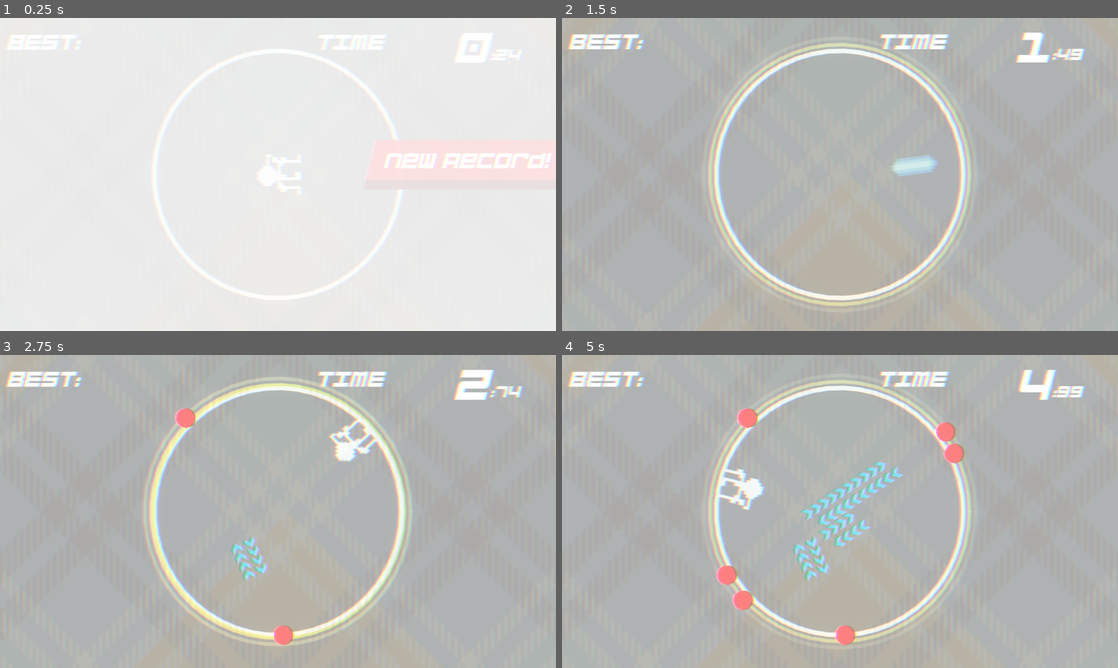
Above: before the commit, frames 1-4 (two rows, left to right).
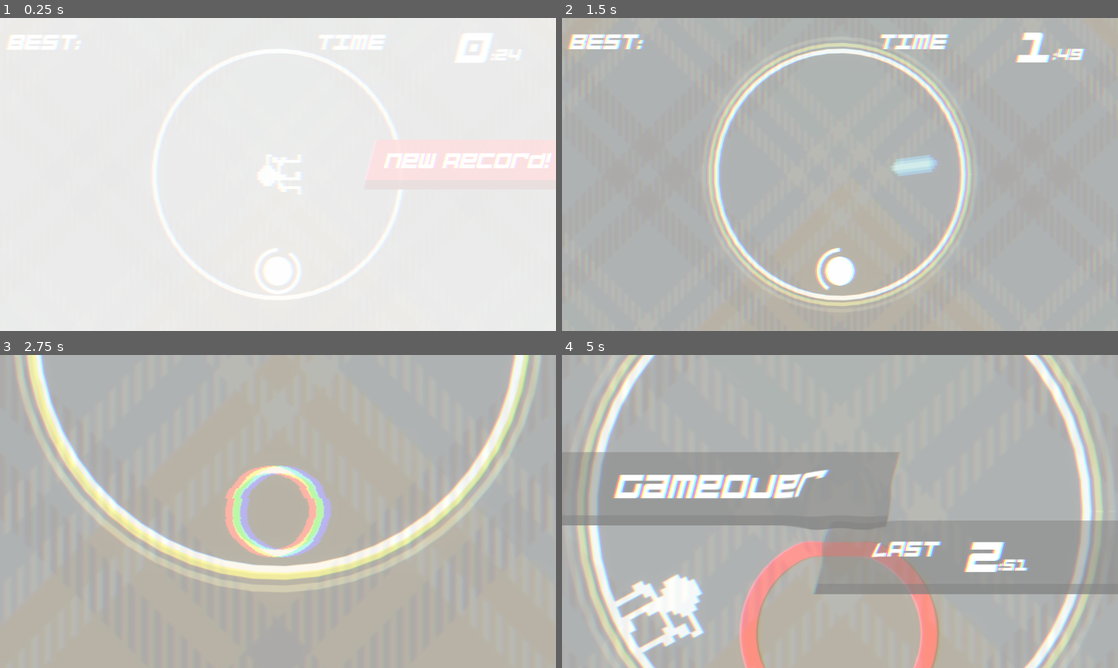
Above: after the commit, the same moments.

Repository: jokw1228/Slay_The_Circle
Game: Godot game, scene res://scenes/rooms/RoomTest/RoomJinwoong.tscn
Two runs of this game, one before a commit and one after it. Both use one fixed random seed, a clock stepped at 60 frames per second and the inputs below. This scene is started directly instead of the project's main scene. Sound files missing from this copy of the repository are replaced by a short silence.
Inputs (mouse positions are in pixels of both pictures, inside the frame that each line leads up to):
- Up to frame 1 (0.25 s): no input
- Up to frame 2 (1.5 s): move the mouse to (962, 158) at 0.52 s; click (962, 158) at 0.67 s; move the mouse to (728, 190) at 1.27 s; click (728, 190) at 1.42 s
- Up to frame 3 (2.75 s): move the mouse to (333, 442) at 2.02 s; click (333, 442) at 2.17 s
- Up to frame 4 (5 s): move the mouse to (812, 574) at 2.77 s; click (812, 574) at 2.92 s; move the mouse to (1006, 558) at 3.52 s; click (1006, 558) at 3.67 s; move the mouse to (673, 464) at 4.27 s; click (673, 464) at 4.42 s

The runs differ from the first frame. In frame 2, 0.7% of the frame differs, in the area x 45-53%, y 73-88%; in frame 3, 19%; in frame 4, 33%, in the area x 0-100%, y 0-100%.

Commit message:
jinwoong's pattern

Diff:
--- a/scenes/bombgenerators/JinwoongBombGenerator.gd
+++ b/scenes/bombgenerators/JinwoongBombGenerator.gd
@@ -1,21 +1,189 @@
-extends Node2D
+extends BombGenerator
 
-@export var bombs_to_generate: PackedScene
-@export var bomb_link: PackedScene
+const pattern1_time: float = 6.0
+const pattern2_time: float = 9.0
+const pattern3_time: float = 8.0
+const pattern4_time: float = 1.0
+const pattern5_time: float = 6.0
+const pattern6_time: float = 9.0
+const pattern7_time: float = 9.0
 
-const CircleFieldRadius = 128
+var bomb1: Bomb
+var bomb2: Bomb
 
-func _on_timer_timeout():
-	var bomb1 = bombs_to_generate.instantiate()
-	var rad = randf_range(0,2*PI)
-	var r = randf_range(0, CircleFieldRadius * 2)
-	bomb1.position = Vector2(r*cos(rad), r*sin(rad))
+func _ready():
+	create_normal_bomb(Vector2(0, 200), 0, 3)
+	await get_tree().create_timer(3).timeout
 
-	var bomb2 = bombs_to_generate.instantiate()
-	rad = randf_range(0,2*PI)
-	r = randf_range(0, CircleFieldRadius * 2)
-	bomb2.position = Vector2(r*cos(rad), r*sin(rad))
+	pattern1(75)
+	await get_tree().create_timer(pattern1_time).timeout
+	pattern1(150)
+	await get_tree().create_timer(pattern1_time).timeout
 
-	var link = bomb_link.instantiate()
-	link.set_child_bombs(bomb1, bomb2)
-	get_tree().current_scene.add_child(link)
+	pattern2()
+	await get_tree().create_timer(pattern2_time).timeout
+	pattern2()
+	await get_tree().create_timer(pattern2_time).timeout
+
+	pattern4()
+	await get_tree().create_timer(pattern4_time).timeout
+	pattern4()
+	await get_tree().create_timer(pattern4_time).timeout
+	pattern4()
+	await get_tree().create_timer(pattern4_time).timeout
+	pattern4()
+	await get_tree().create_timer(pattern4_time).timeout
+
+	await get_tree().create_timer(2).timeout
+
+	pattern6()
+	await get_tree().create_timer(pattern6_time).timeout
+	pattern6()
+	await get_tree().create_timer(pattern6_time).timeout
+
+	pattern7()
+	await get_tree().create_timer(pattern7_time).timeout
+
+	pattern5()
+	await get_tree().create_timer(pattern5_time).timeout
+	pattern5()
+	await get_tree().create_timer(pattern5_time).timeout
+	pattern5()
+	await get_tree().create_timer(pattern5_time).timeout
+
+	create_gamespeedup_bomb(Vector2.ZERO, 0, 3, -1.2)
+	await get_tree().create_timer(3).timeout
+
+	create_rotationspeedup_bomb(Vector2.ZERO, 1, 1.5, 1)
+	await get_tree().create_timer(3.5).timeout
+
+	# rotation start
+
+	pattern3()
+	await get_tree().create_timer(pattern3_time).timeout
+	pattern3()
+	await get_tree().create_timer(pattern3_time).timeout
+	pattern3()
+	await get_tree().create_timer(pattern3_time).timeout
+
+	create_gamespeedup_bomb(Vector2.ZERO, 3, 3, -1.5)
+	await get_tree().create_timer(6).timeout
+
+	pattern1(100)
+	await get_tree().create_timer(pattern1_time).timeout
+
+	pattern2()
+	await get_tree().create_timer(pattern2_time).timeout
+	pattern2()
+	await get_tree().create_timer(pattern2_time).timeout
+
+	pattern4()
+	await get_tree().create_timer(pattern4_time).timeout
+	pattern4()
+	await get_tree().create_timer(pattern4_time).timeout
+	pattern4()
+	await get_tree().create_timer(pattern4_time).timeout
+	pattern4()
+	await get_tree().create_timer(pattern4_time).timeout
+
+	await get_tree().create_timer(2).timeout
+
+	pattern5()
+	await get_tree().create_timer(pattern5_time).timeout
+	pattern5()
+	await get_tree().create_timer(pattern5_time).timeout
+
+	create_gamespeedup_bomb(Vector2.ZERO, 3, 3, -0.8)
+	await get_tree().create_timer(6).timeout
+
+	pattern6()
+	await get_tree().create_timer(pattern6_time).timeout
+	pattern6()
+	await get_tree().create_timer(pattern6_time).timeout
+
+	pattern7()
+	await get_tree().create_timer(pattern7_time).timeout
+
+	pattern3()
+	await get_tree().create_timer(pattern3_time).timeout
+	pattern3()
+	await get_tree().create_timer(pattern3_time).timeout
+	pattern3()
+	await get_tree().create_timer(pattern3_time).timeout
+
+# normal pattern
+func pattern1(dist: float):
+	create_normal_bomb(Vector2(0, -dist), 0.5, pattern1_time / 4.0)
+	await get_tree().create_timer(pattern1_time / 4.0).timeout
+	create_normal_bomb(Vector2(dist, 0), 0.5, pattern1_time / 4.0)
+	await get_tree().create_timer(pattern1_time / 4.0).timeout
+	create_normal_bomb(Vector2(0, dist), 0.5, pattern1_time / 4.0)
+	await get_tree().create_timer(pattern1_time / 4.0).timeout
+	create_normal_bomb(Vector2(-dist, 0), 0.5, pattern1_time / 4.0)
+	await get_tree().create_timer(pattern1_time / 4.0).timeout
+
+# numeric bomb + link pattern
+func pattern2():
+	create_numeric_bomb(Vector2(0, 0), pattern2_time / 3.0, pattern2_time / 3.0, 1)
+	bomb1 = create_numeric_bomb(PlayingFieldInterface.get_player_position() * -0.5,
+						pattern2_time / 3.0, pattern2_time * 1.5, 2)
+	bomb2 = create_numeric_bomb(PlayingFieldInterface.get_player_position() * 0.5,
+						pattern2_time / 3.0, pattern2_time * 1.5, 3)
+	create_bomb_link(bomb1, bomb2)
+
+# inversion + speedup pattern
+func pattern3():
+	create_hazard_bomb(PlayingFieldInterface.get_player_position() * 0.8, pattern3_time / 4.0, pattern3_time / 4.0)
+	await get_tree().create_timer(pattern3_time / 4.0).timeout
+	bomb1 = create_rotationinversion_bomb(PlayingFieldInterface.get_player_position() * 0.5,
+											pattern3_time / 4.0, pattern3_time / 2.0)
+	bomb2 = create_gamespeedup_bomb(PlayingFieldInterface.get_player_position() * -0.5,
+											pattern3_time / 4.0, pattern3_time / 2.0, 0.5)
+	create_bomb_link(bomb1, bomb2)
+
+# hazard bomb pattern
+func pattern4():
+	create_hazard_bomb(PlayingFieldInterface.get_player_position() * 0.8, pattern4_time, pattern4_time)
+	create_hazard_bomb(PlayingFieldInterface.get_player_position() * -0.8, pattern4_time, pattern4_time)
+	await get_tree().create_timer(pattern4_time).timeout
+
+# timing pattern
+func pattern5():
+	# pattern ready 1s
+	for i in range(0, 8):
+		create_hazard_bomb(Vector2(128 * cos(i * PI / 4.0), 128 * sin(i * PI / 4.0)), 1, 1)
+	await get_tree().create_timer(1).timeout
+
+	# pattern 5s
+	var player_position: Vector2 = PlayingFieldInterface.get_player_position()
+	var time_offset: float = 1.0 / 6.0
+	var pattern5_time: float = pattern5_time - 2.0
+	create_hazard_bomb(player_position.rotated(PI), pattern5_time, time_offset)
+	for i in range(1, 6):
+		await get_tree().create_timer(time_offset).timeout
+		create_hazard_bomb(player_position.rotated(PI * (6 - i) / 6.0), pattern5_time, time_offset)
+		create_hazard_bomb(player_position.rotated(PI * (6 + i) / 6.0), pattern5_time, time_offset)
+	await get_tree().create_timer(time_offset).timeout
+	create_hazard_bomb(player_position, pattern5_time, time_offset)
+	create_numeric_bomb(PlayingFieldInterface.get_player_position() * 0.5, 0, pattern5_time, 1)
+	await get_tree().create_timer(pattern5_time / 4.0).timeout
+	create_gamespeedup_bomb(Vector2.ZERO, 0, pattern5_time * 3.0 / 4.0, 0.4)
+	await get_tree().create_timer(pattern5_time / 4.0).timeout
+	create_numeric_bomb(PlayingFieldInterface.get_player_position() * -0.5, 0, pattern5_time / 2.0, 2)
+	await get_tree().create_timer(pattern5_time / 4.0).timeout
+
+# numeric + link pattern 2
+func pattern6():
+	create_hazard_bomb(Vector2.ZERO, 0.5, pattern6_time / 1.5)
+	create_numeric_bomb(PlayingFieldInterface.get_player_position().rotated(PI / -2.0) * 0.5, 0.5, pattern6_time, 1)
+	bomb1 = create_numeric_bomb(PlayingFieldInterface.get_player_position() * -0.5, 0.5, pattern6_time, 2)
+	bomb2 = create_numeric_bomb(PlayingFieldInterface.get_player_position() * 0.5, 0.5, pattern6_time, 3)
+	create_bomb_link(bomb1, bomb2)
+	create_numeric_bomb(PlayingFieldInterface.get_player_position().rotated(PI / 2.0) * 0.5, 0.5, pattern6_time, 4)
+
+# numeric bomb pattern
+func pattern7():
+	create_numeric_bomb(PlayingFieldInterface.get_player_position() * -0.5, 0.5, pattern7_time, 1)
+	create_numeric_bomb(PlayingFieldInterface.get_player_position().rotated(PI / 2.0) * 0.5, 0.5, pattern7_time, 2)
+	create_numeric_bomb(PlayingFieldInterface.get_player_position().rotated(PI / -2.0) * 0.5, 0.5, pattern7_time, 3)
+	create_numeric_bomb(PlayingFieldInterface.get_player_position() * 0.5, 0.5, pattern7_time, 4)
--- a/scenes/bombgenerators/JinwoongBombGenerator.tscn
+++ b/scenes/bombgenerators/JinwoongBombGenerator.tscn
@@ -1,12 +1,34 @@
-[gd_scene load_steps=4 format=3 uid="uid://ymk5jnvo4t6"]
+[gd_scene load_steps=15 format=3 uid="uid://ymk5jnvo4t6"]
 
 [ext_resource type="Script" path="res://scenes/bombgenerators/JinwoongBombGenerator.gd" id="1_oy8hx"]
 [ext_resource type="PackedScene" uid="uid://5hmqv8rxk05i" path="res://scenes/bombs/BombLink.tscn" id="2_hosbj"]
-[ext_resource type="PackedScene" uid="uid://bj78l3upa26ik" path="res://scenes/rooms/RoomLogo/NormalBomb.tscn" id="2_np14a"]
+[ext_resource type="PackedScene" uid="uid://bj78l3upa26ik" path="res://scenes/bombs/NormalBomb.tscn" id="2_np14a"]
+[ext_resource type="PackedScene" uid="uid://cux2tpymcx5ny" path="res://scenes/bombs/HazardBomb.tscn" id="3_jv6f8"]
+[ext_resource type="PackedScene" uid="uid://dug1fwwbjaopa" path="res://scenes/bombs/NumericBomb.tscn" id="4_1dd80"]
+[ext_resource type="PackedScene" uid="uid://bd65ne6jxvojv" path="res://scenes/bombs/RotationInversionBomb.tscn" id="5_gj1e0"]
+[ext_resource type="PackedScene" uid="uid://1ohs6nj2dm33" path="res://scenes/bombs/RotationSpeedUpBomb.tscn" id="6_hdk3h"]
+[ext_resource type="PackedScene" uid="uid://cr4l7m2i6dxl" path="res://scenes/bombs/GameSpeedUpBomb.tscn" id="7_s2jhu"]
+[ext_resource type="PackedScene" uid="uid://b88otl67w25a2" path="res://scenes/warnings/NormalBombWarning.tscn" id="8_5x4ac"]
+[ext_resource type="PackedScene" uid="uid://fdhauxo6f7gq" path="res://scenes/warnings/HazardBombWarning.tscn" id="9_qhyb0"]
+[ext_resource type="PackedScene" uid="uid://dn8hj3t4klarb" path="res://scenes/warnings/NumericBombWarning.tscn" id="10_fimyd"]
+[ext_resource type="PackedScene" uid="uid://4wbytvc753ff" path="res://scenes/warnings/RotationInversionBombWarning.tscn" id="11_v6vwv"]
+[ext_resource type="PackedScene" uid="uid://cg0il84hq0n8m" path="res://scenes/warnings/RotationSpeedUpBombWarning.tscn" id="12_o7esr"]
+[ext_resource type="PackedScene" uid="uid://dod3xtkvnfwuq" path="res://scenes/warnings/GameSpeedUpBombWarning.tscn" id="13_emdlj"]
 
 [node name="JinwoongBombGenerator" type="Node2D"]
 script = ExtResource("1_oy8hx")
-bombs_to_generate = ExtResource("2_np14a")
+NormalBomb_scene = ExtResource("2_np14a")
+HazardBomb_scene = ExtResource("3_jv6f8")
+NumericBomb_scene = ExtResource("4_1dd80")
+RotationInversionBomb_scene = ExtResource("5_gj1e0")
+RotationSpeedUpBomb_scene = ExtResource("6_hdk3h")
+GameSpeedUpBomb_scene = ExtResource("7_s2jhu")
+Normalbomb_warning_scene = ExtResource("8_5x4ac")
+HazardBomb_warning_scene = ExtResource("9_qhyb0")
+NumericBomb_warning_scene = ExtResource("10_fimyd")
+RotationInversionBomb_warning_scene = ExtResource("11_v6vwv")
+RotationSpeedUpBomb_warning_scene = ExtResource("12_o7esr")
+GameSpeedUpBomb_warning_scene = ExtResource("13_emdlj")
 bomb_link = ExtResource("2_hosbj")
 
 [node name="Timer" type="Timer" parent="."]
--- a/scenes/bombs/NumericBomb.tscn
+++ b/scenes/bombs/NumericBomb.tscn
@@ -1,9 +1,10 @@
-[gd_scene load_steps=9 format=3 uid="uid://dug1fwwbjaopa"]
+[gd_scene load_steps=10 format=3 uid="uid://dug1fwwbjaopa"]
 
 [ext_resource type="Script" path="res://scenes/bombs/NumericBomb.gd" id="1_lkrkc"]
 [ext_resource type="PackedScene" uid="uid://cs2ukp0c0vi80" path="res://Hongseokhee/Flame.tscn" id="2_3rw5a"]
 [ext_resource type="FontFile" uid="uid://bn71j2rajnbrn" path="res://fonts/bump-it-up.ttf" id="2_mftcv"]
 [ext_resource type="Script" path="res://addons/resonate/sound_manager/sound_bank.gd" id="3_awam2"]
+[ext_resource type="PackedScene" uid="uid://dq81owitrvpew" path="res://scenes/bombs/BombTimer.tscn" id="4_3o5o2"]
 [ext_resource type="Script" path="res://addons/resonate/sound_manager/sound_event_resource.gd" id="4_pmjfd"]
 [ext_resource type="AudioStream" uid="uid://c352772ve0yuk" path="res://audio/sfx/slice_3.wav" id="5_7r5w0"]
 
@@ -33,6 +34,8 @@
 theme_override_fonts/font = ExtResource("2_mftcv")
 text = "0"
 
+[node name="BombTimer" parent="." instance=ExtResource("4_3o5o2")]
+
 [node name="SoundBank" type="Node" parent="."]
 script = ExtResource("3_awam2")
 label = "sfx_Num_bomb"
@@ -40,3 +43,4 @@
 
 [connection signal="body_entered" from="." to="." method="_on_body_entered"]
 [connection signal="player_body_entered" from="." to="." method="slayed"]
+[connection signal="bomb_time_out" from="BombTimer" to="." method="exploded"]
